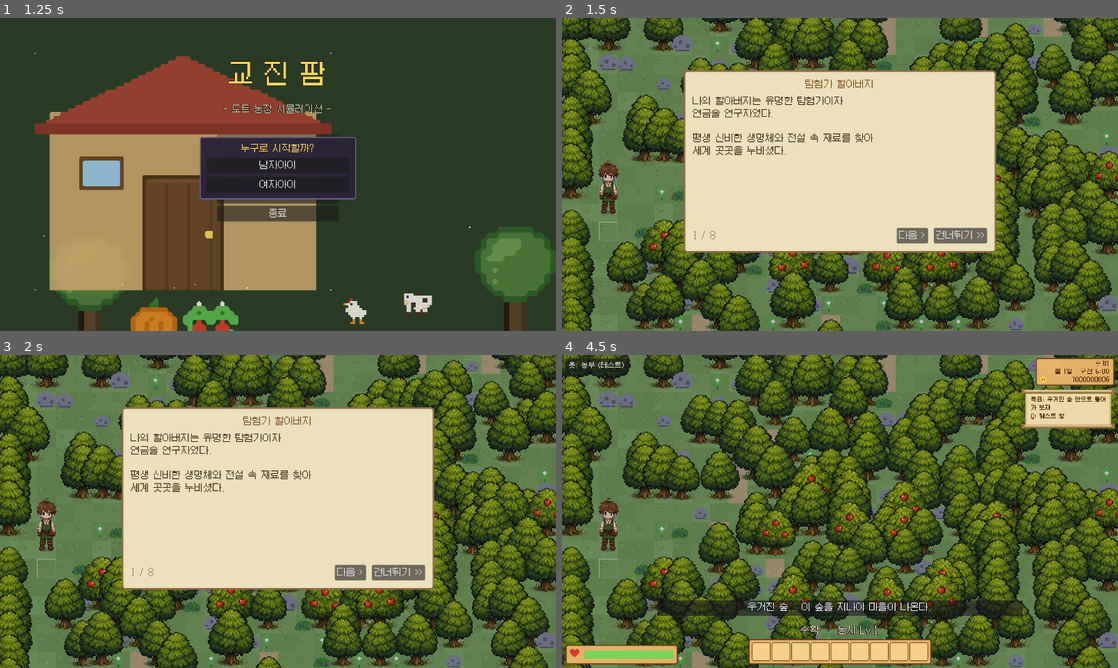
Above: before the commit, frames 1-4 (two rows, left to right).
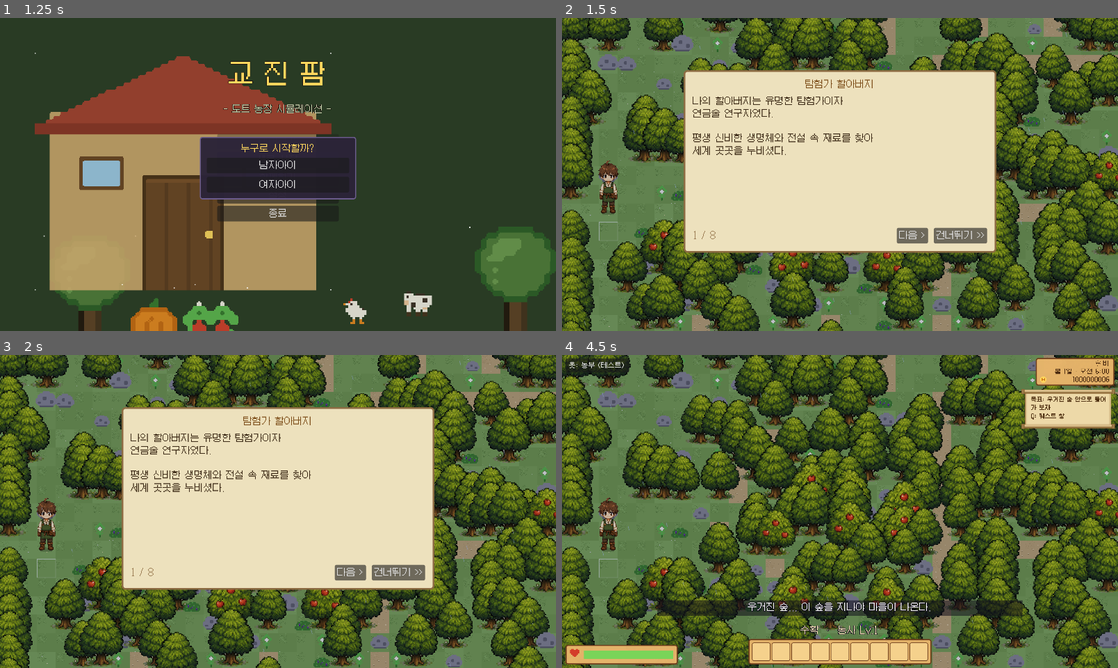
Above: after the commit, the same moments.

Repository: kyojin00/kyojingame
Game: Godot game, scene res://scenes/title.tscn
Two runs of this game, one before a commit and one after it. Both use one fixed random seed, a clock stepped at 60 frames per second and the inputs below.
Inputs:
- Up to frame 1 (1.25 s): click "새로 시작" at 0.5 s
- Up to frame 2 (1.5 s): click "새로 시작" at 1.25 s
- Up to frame 3 (2 s): no input
- Up to frame 4 (4.5 s): click "다음 >" at 2 s; click "< 이전" at 2.75 s; click "건너뛰기 >>" at 3.5 s; click "시작하기" at 4.25 s

Frame 1 is identical in both runs. In frame 2, 3.9% of the frame differs, in the area x 63-100%, y 1-100%; in frame 3, 3.9%; in frame 4, 4.6%, in the area x 64-100%, y 1-100%.

Commit message:
퀘4 「지도를 확인해보자」: 숲길 개척 + 갈림길 + 지도 fog of war
- 벌목 퀘스트 후 바로 마을로 가지 않음: path 단계에서 나무를 베며
  숲길을 개척해 갈림길까지 이동 (화살표 안내, 우체부 동행)
- 숲 속 갈림길 지형: 북/남/동 세 갈래 흙길이 실제로 갈라진다
- 갈림길 중앙 도착 시 자동 대화 (스펙 대사): 길이 갈라짐 -> M 키/지도 안내
- 퀘4 완료 조건: 지도 UI가 실제로 열린 것을 확인 (단순 키 입력 감지 아님)
  -> 지도를 닫으면 완료 토스트/효과음 -> 「마을은 이쪽 방향일세」 대화 -> 마을 이동
- 지도 fog of war: 실제로 가 본 지역(8타일 청크)만 표시,
  미방문 지역/미해금 부지는 검은색으로 가림 (이름/가격 미리보기 제거),
  탐사할수록 하나씩 공개. 내 위치는 금색 펄스 고리 + 깜빡이 마커로 강조
- explored 청크 저장/로드, 스토리 중 로드 시 동행 복원 단계 확장(path/map)
- 검증 하네스는 전체 탐사 상태로 지도 캡처, quests.md 번호 재정렬(지도=퀘4)

Co-Authored-By: Claude Fable 5 <noreply@anthropic.com>
Claude-Session: https://claude.ai/code/session_01G16d56kTH5eNwk3gstTUwt

Diff:
--- a/game/scripts/game_data.gd
+++ b/game/scripts/game_data.gd
@@ -398,6 +398,23 @@
 func is_deep_night() -> bool:
 	return minutes >= 21.0 * 60.0  # 21시: 위험한 밤 몬스터 등장
 
+# ---- 지도 탐사 (fog of war) ----
+# 실제로 가 본 지역만 지도에 표시된다. 청크(8타일) 단위로 기록.
+const EXPLORE_CHUNK := 8
+var explored := {}  # Vector2i(청크 좌표) -> true
+
+
+func mark_explored_at(t: Vector2i) -> void:
+	var c := Vector2i(t.x / EXPLORE_CHUNK, t.y / EXPLORE_CHUNK)
+	for dy in range(-1, 2):
+		for dx in range(-1, 2):
+			explored[c + Vector2i(dx, dy)] = true
+
+
+func is_explored_tile(x: int, y: int) -> bool:
+	return explored.has(Vector2i(x / EXPLORE_CHUNK, y / EXPLORE_CHUNK))
+
+
 # 메인 스토리 1 퀘스트 순서 (기준 문서: game/docs/quests.md)
 # {이름, 해야 하는 일, 스토리} — Q 상세 창과 목록 모두 여기서 가져온다
 const STORY1_QUESTS := [
@@ -413,14 +430,21 @@
 	{"name": "나무를 베어보자",
 		"task": "도끼를 선택(숫자키)하고 나무를 클릭한 뒤 E 키로 베어보자",
 		"story": "도끼를 장착했다. 길을 막는 나무를 베어 마을로 가는 길을 만들자."},
+	{"name": "숲길을 나아가자",
+		"task": "나무를 베며 숲길을 따라 나아가자 (화살표 방향)",
+		"story": "첫 나무를 베어 길이 열리기 시작했다. 아저씨와 함께 숲길을 따라 앞으로 나아가자."},
+	{"name": "지도를 확인해보자",
+		"task": "M 키를 눌러 지도를 열어 보자",
+		"story": "숲길이 여러 갈래로 갈라졌다. 어느 길로 가야 할까? 아저씨가 알려준 대로 지도에서 우리 위치와 가 본 곳을 확인해 보자."},
 	{"name": "마을로 이동",
-		"task": "우체부 아저씨와 함께 숲을 개척해 마을(동쪽)에 도착하자",
-		"story": "길이 열리기 시작했다. 아저씨와 함께 숲을 빠져나가 마을로 향하자."},
+		"task": "우체부 아저씨와 함께 마을 방향으로 가자 (화살표 방향)",
+		"story": "지도로 마을 방향을 확인했다. 아저씨와 함께 숲을 빠져나가 마을로 향하자."},
 	{"name": "이장에게 편지 전달",
 		"task": "마을 이장을 찾아가자",
 		"story": "드디어 마을이 보인다. 우체부 아저씨가 이장님께 편지를 전하면 긴 여정이 끝난다."},
 ]
-const STORY1_PHASE_IDX := {"enter": 0, "approach": 1, "equip": 2, "chop": 3, "travel": 4}
+const STORY1_PHASE_IDX := {"enter": 0, "approach": 1, "equip": 2, "chop": 3,
+	"path": 4, "map": 5, "travel": 6}
 
 
 func story_current_quest() -> Dictionary:
@@ -439,8 +463,12 @@
 			return "나무도끼를 가방(I) 슬롯에 장착해 보자"
 		"chop":
 			return "나무도끼로 나무를 베어보자"
+		"path":
+			return "숲길을 따라 나아가자 (화살표 방향)"
+		"map":
+			return "M 키를 눌러 지도를 열어 보자"
 		"travel":
-			return "우체부 아저씨와 함께 마을로 가자 (동쪽)"
+			return "우체부 아저씨와 함께 마을로 가자 (화살표 방향)"
 	return ""
 
 
@@ -1048,6 +1076,7 @@
 	tree_regrow = []
 	house_lv = 0
 	has_bed = false
+	explored = {}
 	tool_slots = default_tool_slots()
 	owned_parcels = ["home"]
 	reset_daily()
@@ -1159,6 +1188,7 @@
 		"player_name": player_name,
 		"house_lv": house_lv,
 		"has_bed": has_bed,
+		"explored": explored.keys().map(func(c: Vector2i) -> Array: return [c.x, c.y]),
 		"skills": skills,
 		"furniture": furniture,
 		"recipes_cooked": recipes_cooked,
--- a/game/scripts/main.gd
+++ b/game/scripts/main.gd
@@ -317,7 +317,7 @@
 		# 스토리 도중 저장했다면 우체부 아저씨가 계속 동행한다
 		if GameData.story_phase == "approach":
 			_spawn_postman()  # 아직 대화 전 -> 다시 걸어와 말을 건다
-		elif GameData.story_phase in ["equip", "chop", "travel"]:
+		elif GameData.story_phase in ["equip", "chop", "path", "map", "travel"]:
 			_spawn_postman()
 			story_cutscene = false
 			_postman_state = "follow"
@@ -348,6 +348,9 @@
 			GameData.seeds["potato"] = 5  # 씨앗 심기 캡처용
 			GameData.house_lv = 2         # 집/부엌/침대 캡처용
 			GameData.has_bed = true
+			for cy in range(0, MAP_H / GameData.EXPLORE_CHUNK + 1):
+				for cx in range(0, MAP_W / GameData.EXPLORE_CHUNK + 1):
+					GameData.explored[Vector2i(cx, cy)] = true  # 지도 캡처용 전체 탐사
 			for y in range(HOME_ANCHOR.y, HOME_ANCHOR.y + 4):
 				for x in range(HOME_ANCHOR.x, HOME_ANCHOR.x + 5):
 					objects[Vector2i(x, y)] = {"kind": "house", "hp": 0}
@@ -1296,6 +1299,7 @@
 # ---- 메인 스토리 1 「우체부 아저씨와의 첫 만남」 ----
 const STORY_SPAWN := Vector2i(2, 16)       # 화면 왼쪽에서 시작 (집은 화면 밖)
 const STORY_LANE_Y := 16                   # 우체부가 왼쪽에서 걸어오는 길
+const STORY_FORK := Vector2i(20, 16)       # 숲길이 갈라지는 갈림길 (지도 퀘스트)
 var story_cutscene := false                # 컷신 중 조작 잠금
 var _postman: Node2D = null
 var _postman_spr: Sprite2D = null
@@ -1308,7 +1312,7 @@
 	# 숲 구간(마을 이동 전)에는 시작 숲 한 화면(30x17타일)에 카메라를 고정한다.
 	# 마을로 이동하는 travel 단계부터는 전체 맵 카메라로 풀린다.
 	var cam: Camera2D = player.get_node("Camera")
-	if GameData.story_phase in ["enter", "approach", "equip", "chop"]:
+	if GameData.story_phase in ["enter", "approach", "equip", "chop", "path", "map"]:
 		cam.limit_left = 0
 		cam.limit_top = 6 * TILE
 		cam.limit_right = 30 * TILE
@@ -1325,7 +1329,7 @@
 func _apply_story_visibility() -> void:
 	# 숲 구간(마을 이동 전)엔 집/건물류가 어느 방향에서도 보이지 않는다.
 	# 마을로 이동하는 travel 단계부터는 마을이 보여야 하므로 표시한다.
-	var show := GameData.story_phase not in ["enter", "approach", "equip", "chop"]
+	var show := GameData.story_phase not in ["enter", "approach", "equip", "chop", "path", "map"]
 	for pos: Vector2i in obj_nodes:
 		# BUILDINGS 앵커로 만든 집 노드는 objects에 없다 -> house로 간주
 		var kind: String = objects[pos].kind if objects.has(pos) else "house"
@@ -1343,6 +1347,16 @@
 				continue
 			if y == STORY_LANE_Y and x <= 7:
 				continue  # 숲 입구 + 우체부 길
+			# 갈림길: 갈림길 지점에서 길이 북/남/동 세 방향으로 갈라진다
+			if x == STORY_FORK.x and y >= 8:
+				grid[y][x].ground = "path"
+				continue
+			if y == STORY_LANE_Y and x >= STORY_FORK.x:
+				grid[y][x].ground = "path"  # 동쪽 길
+				continue
+			if y == 8 and x >= STORY_FORK.x:
+				grid[y][x].ground = "path"  # 북쪽 길 -> 큰길과 연결
+				continue
 			var h := _hash01(x, y)
 			if h < 0.045:
 				grid[y][x].ground = "path"  # 드문드문 흙바닥 자국
@@ -1405,6 +1419,21 @@
 				hud.show_message("숫자키로 도끼를 선택하고, 나무를 클릭한 뒤 E로 베어보자!", 6.0)
 		"chop":
 			_update_postman(delta, story_shot)
+		"path":
+			_update_postman(delta, story_shot)
+			# 갈림길 중앙에 도착하면 지도 안내 대화 시작
+			if not dialog.visible and player.position.distance_to(
+					Vector2(STORY_FORK.x * TILE + 16, STORY_FORK.y * TILE + 16)) < 44.0:
+				_start_fork_dialog()
+		"map":
+			_update_postman(delta, story_shot)
+			# 지도 UI가 실제로 열린 것을 확인해야 퀘스트 완료
+			if map_ui.visible and not _story_map_opened:
+				_story_map_opened = true
+			elif _story_map_opened and not map_ui.visible and not dialog.visible:
+				hud.quest_toast("지도를 확인해보자")
+				GameData.story_phase = "travel"  # 대화는 토스트 뒤에 이어진다
+				get_tree().create_timer(1.4).timeout.connect(_after_map_dialog)
 		"travel":
 			_update_postman(delta, story_shot)
 			# 마을 이장 근처에 도착하면 편지 전달 컷신
@@ -1585,28 +1614,57 @@
 		_postman_state = "follow"  # 우체부는 떠나지 않고 마을까지 동행한다
 
 
+var _story_map_opened := false
+var _last_explore_tile := Vector2i(-999, -999)
+
+
 func _story_tree_chopped() -> void:
 	if GameData.story_phase != "chop":
 		return
-	# 퀘3 완료 (보상: 목재) -> 완료 연출 후 우체부 아저씨의 다음 대화로 자동 연결
-	GameData.story_phase = "travel"
-	_apply_story_camera()
-	_apply_story_visibility()
+	# 벌목 퀘스트 완료 (보상: 목재) -> 완료 연출 후 우체부 아저씨의 다음 대화로 자동 연결.
+	# 아직 마을로 가지 않는다 — 숲길을 개척하며 갈림길까지 함께 이동한다.
+	GameData.story_phase = "path"
 	hud.quest_toast("나무를 베어보자")
 	hud.reward_toast("목재 × %d" % WOOD_PER_TREE, tex["icon_wood"])
 	get_tree().create_timer(1.6).timeout.connect(_start_travel_dialog)
 
 
 func _start_travel_dialog() -> void:
-	# 벌목 퀘스트 완료 직후 자동으로 이어지는 대화
+	# 벌목 퀘스트 완료 직후 자동으로 이어지는 대화 (첫 벌목 직후 1회)
 	var nm := GameData.player_name if GameData.player_name != "" else "친구"
 	dialog.open_seq("우체부 아저씨", tex["npc_postman_portrait_happy"], [
 		{"text": "「오, 제법이구먼! 좋은 목재도 얻었고 말이야.」"},
 		{"text": "「도구를 사용해야만 나무를 벨 수 있다는 걸 기억하게.」"},
 		{"text": "「이렇게 나무를 베어 길을 만들면서 가면 되겠네.」"},
-		{"text": "「%s, 마을은 동쪽일세. 함께 가세나.」" % nm},
+		{"text": "「%s, 이 숲길을 따라 가보세. 막힌 나무는 자네가 부탁하네.」" % nm},
 	], func() -> void:
-		hud.show_message("우체부 아저씨와 함께 숲을 개척해 마을(동쪽)로 가자!", 6.0))
+		hud.show_message("화살표를 따라 숲길을 개척하며 나아가자!", 6.0))
+
+
+func _start_fork_dialog() -> void:
+	# 갈림길 도착: 우체부 아저씨가 길을 둘러본 뒤 지도를 알려준다 (퀘스트: 지도 확인)
+	story_cutscene = true
+	dialog.open_seq("우체부 아저씨", tex["npc_postman_portrait_normal"], [
+		{"text": "(우체부 아저씨가 갈라진 길을 둘러본다...)"},
+		{"text": "「길이 여러 갈래로 나뉘었구먼.」"},
+		{"text": "「이럴 때는 지도를 확인하는 게 좋다네.」"},
+		{"text": "「M 키를 누르면 지도를 볼 수 있어.」"},
+		{"text": "「지도에서는 자네가 지금 어디에 있는지와, 지금까지 가본 곳들을 확인할 수 있다네.」"},
+	], func() -> void:
+		story_cutscene = false
+		GameData.story_phase = "map"
+		hud.show_message("새 퀘스트: M 키를 눌러 지도를 열어 보자", 6.0))
+
+
+func _after_map_dialog() -> void:
+	# 지도를 확인한 뒤: 마을 방향을 함께 확인하고 이동 시작
+	dialog.open_seq("우체부 아저씨", tex["npc_postman_portrait_happy"], [
+		{"text": "「이제 우리가 어디쯤 있는지 알겠나?」"},
+		{"text": "「마을은 이쪽 방향일세. 계속 가보세.」"},
+	], func() -> void:
+		_apply_story_camera()
+		_apply_story_visibility()
+		hud.show_message("우체부 아저씨와 함께 마을로 가자! (화살표 방향)", 6.0))
 
 
 # ---- 밤 몬스터: 지네 (21시 이후 야외에서 등장, 아침에 사라진다) ----
@@ -1705,6 +1763,14 @@
 		"chop":
 			dialog.open_seq("우체부 아저씨", tex["npc_postman_portrait_normal"], [
 				{"text": "「도끼를 챙겼구먼. 앞의 나무를 골라 베어보게.」"},
+			], Callable())
+		"path":
+			dialog.open_seq("우체부 아저씨", tex["npc_postman_portrait_normal"], [
+				{"text": "「이 숲길을 따라 가보세. 막힌 나무는 자네가 부탁하네.」"},
+			], Callable())
+		"map":
+			dialog.open_seq("우체부 아저씨", tex["npc_postman_portrait_normal"], [
+				{"text": "「M 키를 누르면 지도를 볼 수 있다네.」"},
 			], Callable())
 		_:
 			dialog.open_seq("우체부 아저씨", tex["npc_postman_portrait_happy"], [
@@ -2473,6 +2539,9 @@
 	GameData.player_name = str(d.get("player_name", ""))
 	GameData.house_lv = int(d.get("house_lv", 0))
 	GameData.has_bed = bool(d.get("has_bed", false))
+	GameData.explored = {}
+	for c in d.get("explored", []):
+		GameData.explored[Vector2i(int(c[0]), int(c[1]))] = true
 	GameData.wood = int(d.get("wood", 0))
 	GameData.stone = int(d.get("stone", 0))
 	for k in d.get("tool_level", {}):
@@ -2596,6 +2665,9 @@
 			_growth_timer = 0.0
 		_update_mouse_target()
 		_update_fishing(delta)
+		if player_tile() != _last_explore_tile:
+			_last_explore_tile = player_tile()
+			GameData.mark_explored_at(_last_explore_tile)
 		if player.walked > 40.0:
 			tutorial_notify("moved")
 	weather_time += delta
@@ -3018,6 +3090,9 @@
 
 # 현재 목표에 목적지가 있으면 플레이어 주위에 방향 화살표를 띄운다
 func nav_target() -> Variant:
+	if GameData.story_phase == "path":
+		# 갈림길까지 숲길 안내
+		return Vector2(STORY_FORK.x * TILE + 16, STORY_FORK.y * TILE + 16)
 	if GameData.story_phase == "travel":
 		# 마을 이장에게 가는 길 안내
 		var chief := _story_chief()
--- a/game/scripts/map_ui.gd
+++ b/game/scripts/map_ui.gd
@@ -1,7 +1,9 @@
-# 지도 (M): 농장 전체를 축소해 보여주고 주요 시설과 내 위치를 표시한다.
+# 지도 (M): 실제로 가 본 지역만 보여준다 (fog of war).
+# 미탐사/미해금 지역은 검은색으로 가려지고, 탐사할수록 하나씩 공개된다.
 extends CanvasLayer
 
 const CELL := 8.0  # 타일당 픽셀 (90x60 맵, 화면 960x540)
+const FOG := Color(0.02, 0.02, 0.035)
 
 var main: Node2D
 var canvas: Control
@@ -45,13 +47,28 @@
 		canvas.queue_redraw()
 
 
+# 이 타일을 지도에 보여줘도 되는가:
+# 실제로 가 본 청크 + (내 부지이거나 공용 길/마을)만 표시한다.
+# 미해금 부지는 탐사 여부와 관계없이 가린다.
+func _visible_tile(x: int, y: int) -> bool:
+	if not GameData.is_explored_tile(x, y):
+		return false
+	if GameData.is_tile_owned(x, y):
+		return true
+	return main.ROAD.has_point(Vector2i(x, y)) \
+		or main.VILLAGE_REGION.has_point(Vector2i(x, y))
+
+
 func _draw_map() -> void:
 	var ox: float = (960.0 - main.MAP_W * CELL) / 2.0
 	var oy: float = (540.0 - main.MAP_H * CELL) / 2.0 + 2.0
 
-	# 지형
+	# 지형 (미탐사/미해금은 검은색)
 	for y in main.MAP_H:
 		for x in main.MAP_W:
+			if not _visible_tile(x, y):
+				canvas.draw_rect(Rect2(ox + x * CELL, oy + y * CELL, CELL, CELL), FOG)
+				continue
 			var cell: Dictionary = main.grid[y][x]
 			var c: Color
 			if cell.ground == "water":
@@ -70,8 +87,10 @@
 						c = Color(0.32, 0.52, 0.27)
 			canvas.draw_rect(Rect2(ox + x * CELL, oy + y * CELL, CELL, CELL), c)
 
-	# 오브젝트
+	# 오브젝트 (보이는 지역만)
 	for pos: Vector2i in main.objects:
+		if not _visible_tile(pos.x, pos.y):
+			continue
 		var kind: String = main.objects[pos].kind
 		var c: Color
 		match kind:
@@ -89,44 +108,42 @@
 				c = Color(0.5, 0.4, 0.3)
 		canvas.draw_rect(Rect2(ox + pos.x * CELL, oy + pos.y * CELL, CELL, CELL), c)
 
-	# 동물/NPC
+	# 동물/NPC (보이는 지역만)
 	for a in main.animals:
-		canvas.draw_rect(Rect2(ox + a.position.x / 32.0 * CELL - 1, oy + a.position.y / 32.0 * CELL - 1, 3, 3),
-			Color(0.95, 0.95, 0.9))
+		if _visible_tile(int(a.position.x / 32.0), int(a.position.y / 32.0)):
+			canvas.draw_rect(Rect2(ox + a.position.x / 32.0 * CELL - 1,
+				oy + a.position.y / 32.0 * CELL - 1, 3, 3), Color(0.95, 0.95, 0.9))
 	for n in main.npcs:
-		canvas.draw_rect(Rect2(ox + n.position.x / 32.0 * CELL - 1, oy + n.position.y / 32.0 * CELL - 1, 3, 3),
-			Color(0.95, 0.55, 0.75))
+		if n.visible and _visible_tile(int(n.position.x / 32.0), int(n.position.y / 32.0)):
+			canvas.draw_rect(Rect2(ox + n.position.x / 32.0 * CELL - 1,
+				oy + n.position.y / 32.0 * CELL - 1, 3, 3), Color(0.95, 0.55, 0.75))
 
-	# 내 위치 (깜빡임)
-	if fmod(blink, 0.8) < 0.5:
-		var pp := Vector2(ox + main.player.position.x / 32.0 * CELL, oy + main.player.position.y / 32.0 * CELL)
-		canvas.draw_rect(Rect2(pp.x - 2, pp.y - 2, 5, 5), Color(1, 1, 1))
-		canvas.draw_rect(Rect2(pp.x - 1, pp.y - 1, 3, 3), Color(0.95, 0.3, 0.25))
+	# 시설 라벨 (그 위치를 발견했을 때만)
+	_place_label(63, 14, "우리집", ox, oy)
+	_place_label(74, 1, "마을", ox, oy)
+	_place_label(73, 15, "광장", ox, oy)
+	_place_label(40, 27, "호수", ox, oy)
+	_place_label(50, 1, "동굴", ox, oy)
 
-	# 미구매 부지 표시
-	for pid in GameData.PARCELS:
-		if GameData.owned_parcels.has(pid):
-			continue
-		var r: Array = GameData.PARCELS[pid].rect
-		var rect := Rect2(ox + r[0] * CELL, oy + r[1] * CELL, r[2] * CELL, r[3] * CELL)
-		canvas.draw_rect(rect, Color(0.05, 0.03, 0.1, 0.45))
-		canvas.draw_rect(rect, Color(1, 0.85, 0.4, 0.8), false, 1.0)
-		_label(rect.get_center() + Vector2(0, -6), GameData.PARCELS[pid].name)
-		_label(rect.get_center() + Vector2(0, 10), "%dG" % GameData.PARCELS[pid].price)
-
-	# 라벨
-	_label(Vector2(ox + 63.0 * CELL, oy + 14.0 * CELL - 2), "우리집")
-	_label(Vector2(ox + 74.0 * CELL, oy + 1.0 * CELL - 2), "마을")
-	_label(Vector2(ox + 73.0 * CELL, oy + 15.0 * CELL - 4), "광장")
-	_label(Vector2(ox + 40.0 * CELL, oy + 27.0 * CELL - 2), "호수")
-	_label(Vector2(ox + 50.0 * CELL, oy + 1.0 * CELL - 2), "동굴")
-	_label(Vector2(ox + main.player.position.x / 32.0 * CELL, oy + main.player.position.y / 32.0 * CELL - 8), "내 위치")
+	# 내 위치: 눈에 잘 띄는 마커 (고리 + 깜빡이는 점 + 라벨)
+	var pp := Vector2(ox + main.player.position.x / 32.0 * CELL,
+		oy + main.player.position.y / 32.0 * CELL)
+	var pulse := 4.0 + sin(blink * 5.0) * 1.5
+	canvas.draw_arc(pp + Vector2(0.5, 0.5), pulse + 3.0, 0, TAU, 20, Color(1, 0.85, 0.3, 0.9), 2.0)
+	canvas.draw_rect(Rect2(pp.x - 3, pp.y - 3, 7, 7), Color(1, 1, 1))
+	canvas.draw_rect(Rect2(pp.x - 2, pp.y - 2, 5, 5), Color(0.95, 0.3, 0.25))
+	_label(Vector2(pp.x, pp.y - 10), "내 위치")
 
 	# 안내
-	var guide := "M 또는 ESC: 닫기"
+	var guide := "M 또는 ESC: 닫기 · 가 본 곳만 표시된다"
 	var w: float = main.UI_FONT.get_string_size(guide, HORIZONTAL_ALIGNMENT_LEFT, -1, 22).x
 	canvas.draw_string(main.UI_FONT, Vector2(480 - w / 2.0, 526), guide,
 		HORIZONTAL_ALIGNMENT_LEFT, -1, 22, Color(0.7, 0.68, 0.8))
+
+
+func _place_label(tx: int, ty: int, text: String, ox: float, oy: float) -> void:
+	if _visible_tile(tx, ty):
+		_label(Vector2(ox + tx * CELL, oy + ty * CELL - 2), text)
 
 
 func _label(pos: Vector2, text: String) -> void:
--- a/game/scripts/quest_ui.gd
+++ b/game/scripts/quest_ui.gd
@@ -124,8 +124,8 @@
 
 	# 메인 스토리 1 전체 퀘스트 목록 (완료 후에도 기록으로 남는다)
 	_line("[메인 스토리 1 — 우체부 아저씨와의 첫 만남]", COL_HEAD)
-	var cur_idx: int = 6 if ph == "done" \
-		else int(GameData.STORY1_PHASE_IDX.get(ph, 6))
+	var cur_idx: int = 8 if ph == "done" \
+		else int(GameData.STORY1_PHASE_IDX.get(ph, 8))
 	for i in GameData.STORY1_QUESTS.size():
 		var qd: Dictionary = GameData.STORY1_QUESTS[i]
 		if ph == "done" or i < cur_idx:
Not shown, changed: ROADMAP.md
Not shown, changed: game/docs/quests.md
